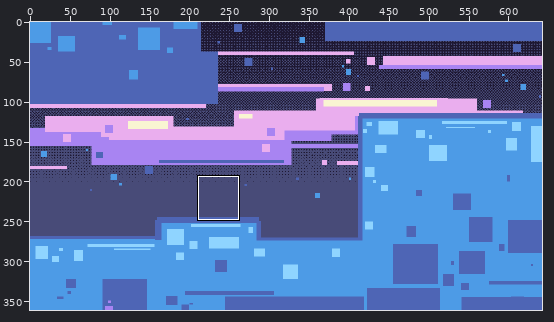
Two states of a pixel-art file, Concepts/levelconcept.aseprite. Above, an overview of the earlier version with the close-up marked.
Close-up. As it was:
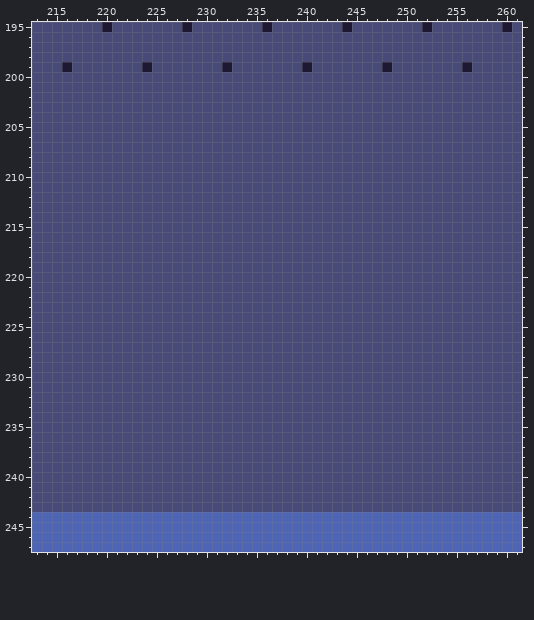
642x361 pixels, 1 frame. Shown: x 213..261, y 195..247. The commit also changed other parts of the picture, which this record leaves out.
The result:
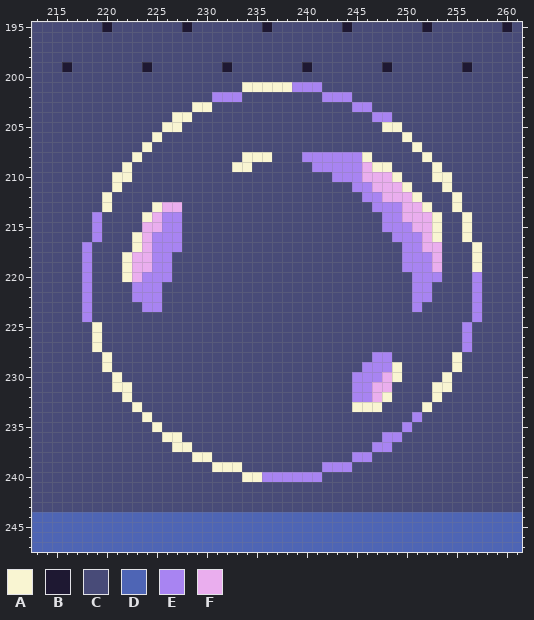
Palette (. is transparent): A #f9f5d2  B #1e1832  C #484b78  D #4e65b5  E #a884f2  F #eaaeee
The edit:
layer "elemek" now shown
Changed rows in their new state; - is an unchanged pixel.
Layer "elemek":
first column x 218:
201 ----------------AAAAAEEE----------------
202 -------------EEE--------EEE-------------
203 -----------AA--------------EE-----------
204 ---------AA------------------EE---------
205 --------AA--------------------AA--------
206 -------A------------------------A-------
207 ------A--------------------------A------
208 -----A----------AAA---EEEEEEA-----A-----
209 ----A----------AA------EEEEEFAA----A----
210 ---AA--------------------EEEFFFA---AA---
211 ---A-----------------------EEFFFA---A---
212 --A-------------------------EEFFFA---A--
213 --A----AFF-------------------EEEFFA--A--
214 -E----AFEE--------------------EEFFFA--A-
215 -E----FFEE--------------------EEEFFA--A-
216 -E---AFEEE---------------------EEEFA--A-
217 E----AFEEE----------------------EEFF---A
218 E---AFFEE-----------------------EEEF---A
219 E---AFFEE-----------------------EEEF---A
220 E---AFEEE------------------------EEE---E
221 E----EEE-------------------------EE----E
222 E----EEE-------------------------EE----E
223 E-----EE-------------------------E-----E
224 E--------------------------------------E
225 -A------------------------------------E-
226 -A------------------------------------E-
227 -A------------------------------------E-
228 --A--------------------------EE------A--
229 --A-------------------------EEEA-----A--
230 ---A-----------------------EEEFA----A---
231 ---AA----------------------EEFF----AA---
232 ----A----------------------EEFA----A----
233 -----A---------------------AAA----A-----
234 ------A--------------------------E------
235 -------A------------------------E-------
236 --------AA--------------------EE--------
237 ---------AA------------------EE---------
238 -----------AA--------------EE-----------
239 -------------AAA--------EEE-------------
240 ----------------AAEEEEEE----------------
